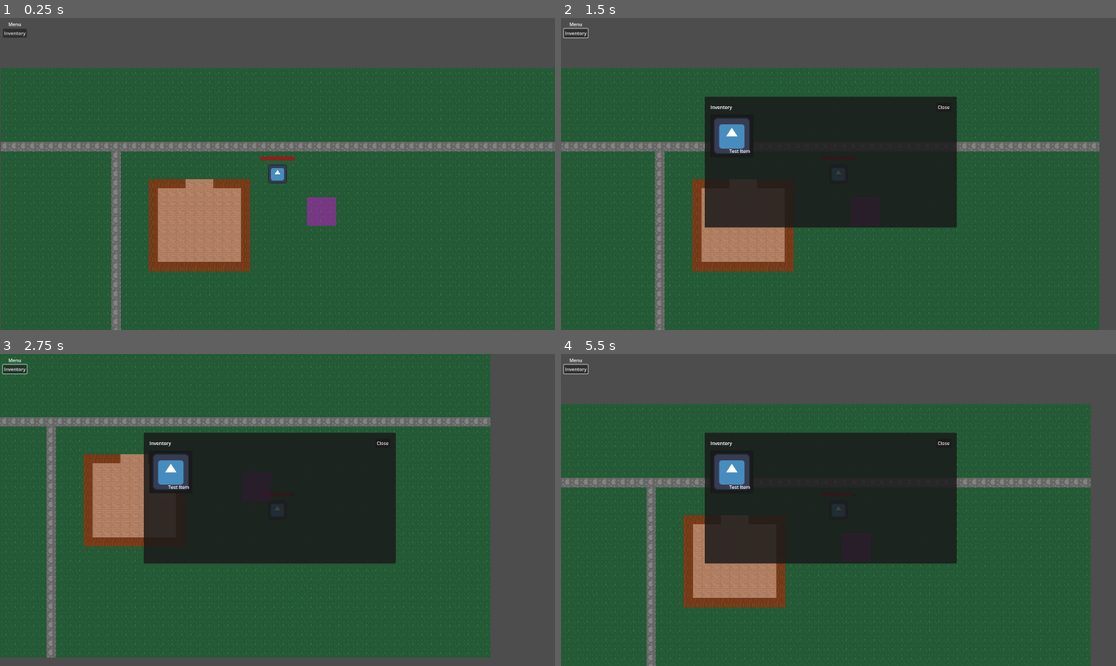
Above: before the commit, frames 1-4 (two rows, left to right).
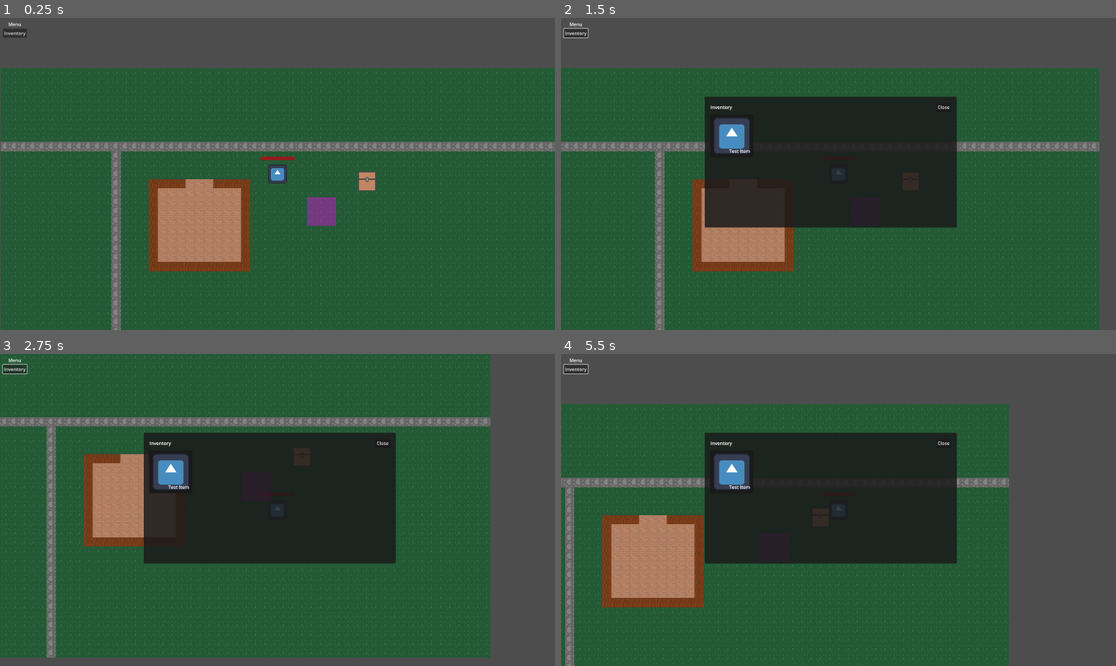
Above: after the commit, the same moments.

Repository: merskip/just-game
Game: Godot game, scene res://Scenes/Main Scene.tscn
Same seed, same stepped clock (60 frames per second), same inputs: the game is played once before the commit and once after it. The engine's default icon, where the game draws it, is replaced by a stand-in: a white triangle on a blue panel in a dark square.
Inputs (mouse positions are in pixels of both pictures, inside the frame that each line leads up to):
- Up to frame 1 (0.25 s): no input
- Up to frame 2 (1.5 s): click "Inventory" at 0.5 s; tap Enter at 1.25 s; move the mouse to (960, 158) at 1.27 s; hold Right (move_right) from 1.28 s (still down); click (960, 158) at 1.42 s
- Up to frame 3 (2.75 s): move the mouse to (166, 525) at 2.02 s; release Right (move_right) at 2.03 s; hold Down (move_down) from 2.03 s (still down); click (166, 525) at 2.17 s
- Up to frame 4 (5.5 s): move the mouse to (894, 441) at 2.77 s; release Down (move_down) at 2.78 s; hold Right (move_right) 2.78-3.53 s; click (894, 441) at 2.92 s; move the mouse to (810, 572) at 3.52 s; hold Up (move_up) 3.53-4.28 s; click (810, 572) at 3.67 s; move the mouse to (1005, 556) at 4.27 s; hold Left (move_left) from 4.28 s (still down); click (1005, 556) at 4.42 s; move the mouse to (672, 463) at 5.02 s; click (672, 463) at 5.17 s

The runs differ from the first frame. In frame 1, 0.2% of the frame differs, in the area x 64-68%, y 49-56%; in frame 2, 0.1%; in frame 3, 0.1%; in frame 4, 22%, in the area x 0-96%, y 16-100%.

Commit message:
Added interation

Diff:
--- /dev/null
+++ b/Assets/chest_closed.svg
@@ -0,0 +1,64 @@
+<?xml version="1.0" encoding="UTF-8" standalone="no"?>
+<!-- Created with Inkscape (http://www.inkscape.org/) -->
+
+<svg
+   width="64"
+   height="80"
+   viewBox="0 0 16.933333 21.16667"
+   version="1.1"
+   id="svg5"
+   inkscape:version="1.2.2 (732a01da63, 2022-12-09)"
+   sodipodi:docname="chest_closed.svg"
+   xmlns:inkscape="http://www.inkscape.org/namespaces/inkscape"
+   xmlns:sodipodi="http://sodipodi.sourceforge.net/DTD/sodipodi-0.dtd"
+   xmlns="http://www.w3.org/2000/svg"
+   xmlns:svg="http://www.w3.org/2000/svg">
+  <sodipodi:namedview
+     id="namedview7"
+     pagecolor="#505050"
+     bordercolor="#eeeeee"
+     borderopacity="1"
+     inkscape:showpageshadow="0"
+     inkscape:pageopacity="0"
+     inkscape:pagecheckerboard="0"
+     inkscape:deskcolor="#505050"
+     inkscape:document-units="px"
+     showgrid="false"
+     inkscape:zoom="7.319248"
+     inkscape:cx="12.501284"
+     inkscape:cy="45.496477"
+     inkscape:window-width="2560"
+     inkscape:window-height="1369"
+     inkscape:window-x="-8"
+     inkscape:window-y="26"
+     inkscape:window-maximized="1"
+     inkscape:current-layer="layer1" />
+  <defs
+     id="defs2" />
+  <g
+     inkscape:label="Warstwa 1"
+     inkscape:groupmode="layer"
+     id="layer1">
+    <rect
+       style="opacity:1;fill:#c08665;stroke:#484848;stroke-width:1.05833;stroke-linecap:round;stroke-linejoin:round;stroke-dasharray:none;stroke-opacity:1;paint-order:markers fill stroke"
+       id="rect236"
+       width="15.875003"
+       height="10.870313"
+       x="0.5291667"
+       y="9.767189" />
+    <rect
+       style="opacity:1;fill:#c08665;fill-opacity:1;stroke:#484848;stroke-width:1.05833;stroke-linecap:round;stroke-linejoin:round;stroke-dasharray:none;stroke-opacity:1;paint-order:markers fill stroke"
+       id="rect238"
+       width="15.875005"
+       height="6.671783"
+       x="0.52916503"
+       y="3.382386" />
+    <rect
+       style="opacity:1;fill:#a1a1a1;fill-opacity:1;stroke:#323232;stroke-width:0.5291667;stroke-linecap:round;stroke-linejoin:round;stroke-opacity:1;stroke-dasharray:none"
+       id="rect240"
+       width="1.8421677"
+       height="4.0851173"
+       x="7.5455837"
+       y="8.3933315" />
+  </g>
+</svg>
--- /dev/null
+++ b/Interaction/interaction.gd
@@ -0,0 +1,7 @@
+class_name Interaction
+extends Node2D
+
+@export var action_name: String = "Interact"
+
+func interact(unit: Unit):
+	pass
--- /dev/null
+++ b/Interaction/mouse_interaction.gd
@@ -0,0 +1,36 @@
+class_name MouseInteraction
+extends Node2D
+
+@export var interact_unit: Unit
+
+func _input(event: InputEvent) -> void:
+	if event is InputEventMouseMotion:
+		_update_mouse_cursor()
+	elif event is InputEventMouseButton and event.is_pressed() and event.button_index == MOUSE_BUTTON_LEFT:
+		handle_interation()
+
+func _update_mouse_cursor():
+	var interaction = _get_interaction_under__mouser()
+	if interaction:
+		Input.set_default_cursor_shape(Input.CURSOR_POINTING_HAND)
+	else:
+		Input.set_default_cursor_shape(Input.CURSOR_ARROW)
+
+func handle_interation():
+	var interaction = _get_interaction_under__mouser()
+	if interaction:
+		print("interaction: " + interaction.to_string())
+		interaction.interact(interact_unit)
+
+func _get_interaction_under__mouser() -> Interaction:
+	var spaceState = get_world_2d().direct_space_state
+	var query = PhysicsPointQueryParameters2D.new()
+	query.position = get_global_mouse_position()
+	var results = spaceState.intersect_point(query)
+
+	for result in results:
+		var collider: Node2D = result["collider"]
+		var interaction = collider.get_node_or_null("Interaction")
+		if interaction:
+			return interaction
+	return null
--- a/Inventory/inventory.gd
+++ b/Inventory/inventory.gd
@@ -5,6 +5,7 @@
 
 signal items_changed
 
-func add_item(item: InventoryItem):
-	items.append(item)
+func add_items(new_items: Array[InventoryItem]):
+	items.append_array(new_items)
+	print("Added items to inventory: ", new_items)
 	items_changed.emit()
--- a/Inventory/inventory_item.gd
+++ b/Inventory/inventory_item.gd
@@ -3,3 +3,6 @@
 
 @export var name: String
 @export var icon: Texture2D
+
+func _to_string() -> String:
+	return "InventoryItem(name=\"%s\")" % name
--- /dev/null
+++ b/Models/chest.gd
@@ -0,0 +1,9 @@
+class_name Chest
+extends Interaction
+
+@export var items: Array[InventoryItem]
+
+func interact(unit: Unit):
+	print("The chest was opened")
+	unit.inventory.add_items(items)
+	items.clear()
--- /dev/null
+++ b/Models/chest.tscn
@@ -0,0 +1,20 @@
+[gd_scene load_steps=4 format=3 uid="uid://dkxt5a0qm7rek"]
+
+[ext_resource type="Texture2D" uid="uid://ihkssf0xiba3" path="res://Assets/chest_closed.svg" id="1_esucf"]
+[ext_resource type="Script" path="res://Models/chest.gd" id="2_pyivb"]
+
+[sub_resource type="RectangleShape2D" id="RectangleShape2D_0ffu3"]
+size = Vector2(62, 67)
+
+[node name="Sprite2D" type="Sprite2D"]
+position = Vector2(0, -1)
+texture = ExtResource("1_esucf")
+
+[node name="StaticBody2D" type="StaticBody2D" parent="."]
+
+[node name="CollisionShape2D" type="CollisionShape2D" parent="StaticBody2D"]
+position = Vector2(0, 5.5)
+shape = SubResource("RectangleShape2D_0ffu3")
+
+[node name="Interaction" type="Node2D" parent="StaticBody2D"]
+script = ExtResource("2_pyivb")
--- a/Models/game_manager.gd
+++ b/Models/game_manager.gd
@@ -1,10 +1,10 @@
 class_name GameManager
 extends Node
 
-@onready var player: Unit = $"../Player/Unit"
+@onready var player: Player = %Player
 
 func _ready() -> void:
-	player.on_die.connect(on_player_die)
+	player.get_node("Unit").on_die.connect(on_player_die)
 
 func on_player_die():
 	print("You died! Reseting scene...")
--- a/Models/player.gd
+++ b/Models/player.gd
@@ -6,8 +6,7 @@
 @onready var unit: Unit = $Unit
 
 func _ready() -> void:
-	for item in start_items:
-		unit.inventory.add_item(item)
+	unit.inventory.add_items(start_items)
 
 func _physics_process(_delta: float) -> void:
 	var move = Vector3(
--- a/Scenes/Main Scene.tscn
+++ b/Scenes/Main Scene.tscn
@@ -7,6 +7,8 @@
 [ext_resource type="PackedScene" uid="uid://wtymqw4gadga" path="res://Models/damage_zone.tscn" id="4_1ey18"]
 [ext_resource type="Script" path="res://Inventory/inventory_item.gd" id="5_t0nsr"]
 [ext_resource type="Resource" uid="uid://qeg8lkgfx15o" path="res://Inventory/test_item.tres" id="6_sly6m"]
+[ext_resource type="Script" path="res://Interaction/mouse_interaction.gd" id="7_eaeqg"]
+[ext_resource type="PackedScene" uid="uid://dkxt5a0qm7rek" path="res://Models/chest.tscn" id="8_b2qjf"]
 
 [node name="MainScene" type="Node2D"]
 
@@ -28,5 +30,18 @@
 [node name="Camera2D" type="Camera2D" parent="Player"]
 position_smoothing_speed = 10.0
 
+[node name="MouseInteraction" type="Node2D" parent="Player" node_paths=PackedStringArray("interact_unit")]
+script = ExtResource("7_eaeqg")
+interact_unit = NodePath("../Unit")
+
 [node name="DamageZone" parent="." instance=ExtResource("4_1ey18")]
 position = Vector2(1110, 497)
+
+[node name="Sprite2D" parent="." instance=ExtResource("8_b2qjf")]
+position = Vector2(1268, 387)
+
+[node name="Interaction" parent="Sprite2D/StaticBody2D" index="1"]
+items = Array[ExtResource("5_t0nsr")]([ExtResource("6_sly6m")])
+
+[editable path="Player"]
+[editable path="Sprite2D"]
Not shown, added: Assets/chest_closed.svg.import
Not shown: 1 places in Scenes/Main Scene.tscn that only renumber resources
